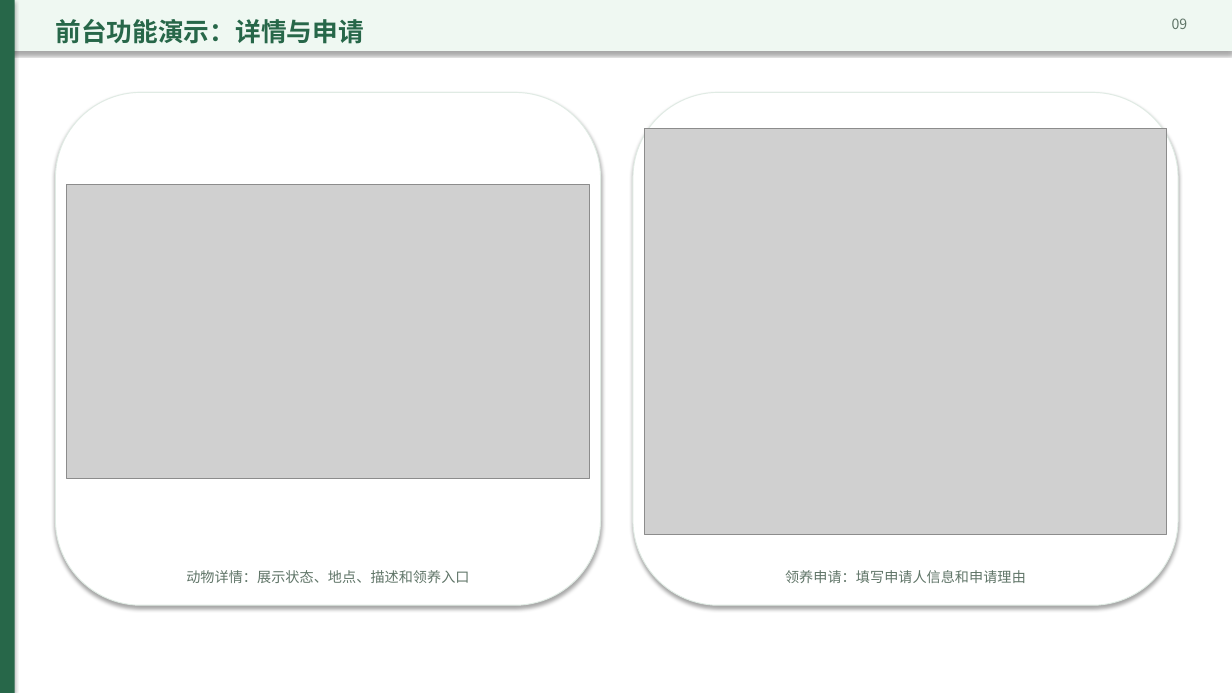
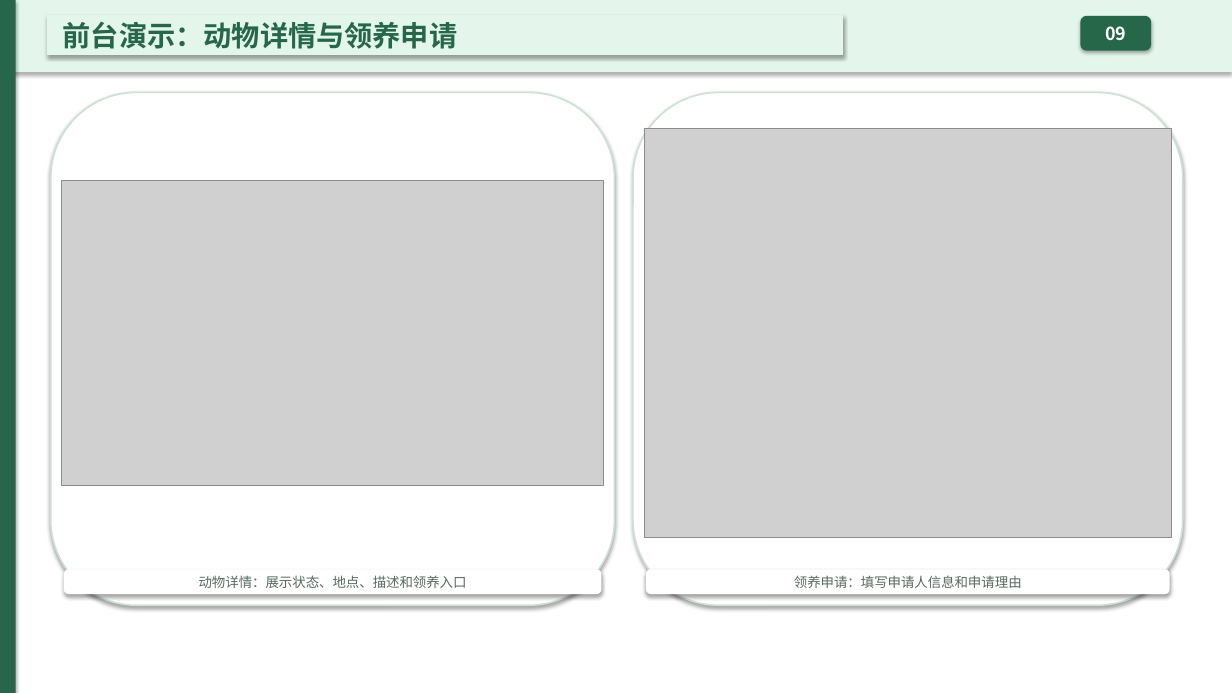
Before and after one commit to OldGuestInBreeze/shixun, a slide deck: slide 10 of stray-animal-rescue-defense.pptx. Drawn at 1232x693 pixels with LibreOffice and Linux fonts; fonts in the diff are those of the drawing; grey boxes stand for pictures. Boxes give left, top, right and bottom in pixels: in the first picture for what was removed or moved away, otherwise in the second. Text is boxed around its words. In the diff, an @@ line names an element or a change of style, - is before the commit and + after.

```diff
--- a/stray-animal-rescue-defense.pptx
+++ b/stray-animal-rescue-defense.pptx
@@ rectangle: place and size @@
-rectangle at (0, 0, 1232, 51)
+rectangle at (0, 0, 1232, 72)
@@ rectangle at (0, 0, 1232, 72): fill #EFF8F2 to #E4F6EC @@
@@ rectangle "前台演示：动物详情与领养申请": place and size @@
-rectangle "前台演示：动物详情与领养申请" at (55, 19, 363, 44)
+rectangle "前台演示：动物详情与领养申请" at (48, 16, 843, 55)
@@ rectangle "前台演示：动物详情与领养申请" at (48, 16, 843, 55): vertical alignment top to middle; fill none to #E4F6EC; outline none to #E4F6EC 1.25 pt; shadow on @@
@@ text in rectangle at (63, 22, 458, 49): text changed; size 20 to 22 pt @@
-前台功能演示：详情与申请
+前台演示：动物详情与领养申请
@@ rounded rectangle "09": place and size @@
-rounded rectangle "09" at (1172, 18, 1188, 29)
+rounded rectangle "09" at (1081, 17, 1151, 50)
@@ rounded rectangle "09" at (1081, 17, 1151, 50): size 11 to 14 pt, text colour #607568 to #FFFFFF, bold on; alignment right to centre; vertical alignment top to middle; fill none to #276749; outline none to #276749 1.25 pt; shadow on @@
@@ rounded rectangle at (51, 92, 615, 605): outline #E0EBE4 0.75 pt to #CDE2D5 1.25 pt @@
@@ rounded rectangle: place and size @@
-rounded rectangle at (55, 92, 601, 605)
+rounded rectangle at (51, 92, 615, 605)
@@ rounded rectangle: place and size @@
-rounded rectangle at (633, 92, 1178, 605)
+rounded rectangle at (633, 92, 1183, 605)
@@ rounded rectangle at (633, 92, 1183, 605): outline #E0EBE4 0.75 pt to #CDE2D5 1.25 pt @@
@@ picture: place and size @@
-picture at (644, 128, 1167, 535)
+picture at (644, 128, 1172, 539)
@@ picture: place and size @@
-picture at (67, 184, 590, 478)
+picture at (62, 181, 604, 485)
@@ rounded rectangle "动物详情：展示状态、地点、描述和领养入口" at (65, 570, 601, 593): size 11 to 10.5 pt, text colour #607568 to #586960; vertical alignment top to middle; fill none to #FFFFFF; outline none to #FFFFFF 1.25 pt; shadow on @@
@@ rounded rectangle "动物详情：展示状态、地点、描述和领养入口": place and size @@
-rounded rectangle "动物详情：展示状态、地点、描述和领养入口" at (186, 570, 469, 583)
+rounded rectangle "动物详情：展示状态、地点、描述和领养入口" at (65, 570, 601, 593)
@@ rounded rectangle "领养申请：填写申请人信息和申请理由": place and size @@
-rounded rectangle "领养申请：填写申请人信息和申请理由" at (785, 570, 1026, 583)
+rounded rectangle "领养申请：填写申请人信息和申请理由" at (647, 570, 1169, 593)
@@ rounded rectangle "领养申请：填写申请人信息和申请理由" at (647, 570, 1169, 593): size 11 to 10.5 pt, text colour #607568 to #586960; vertical alignment top to middle; fill none to #FFFFFF; outline none to #FFFFFF 1.25 pt; shadow on @@
```
Also in this commit, not shown: 15 other slides changed, 1 other file.
